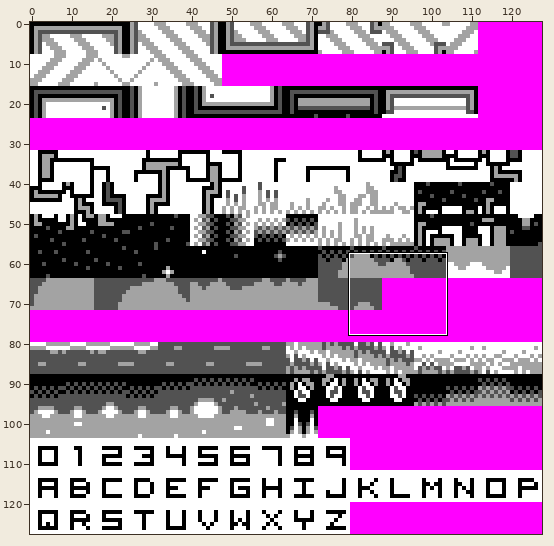
Sprite sheet -- src/data/tiles.bg.png. Above: a wide view before the commit, with the close-up outlined.
Close-up. The starting point:
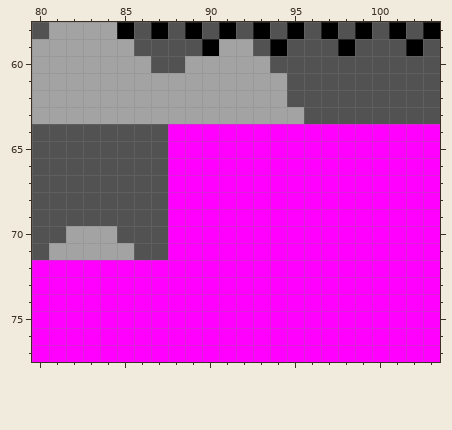
The file is 128x128 pixels. Shown: x 80..103, y 58..77. The commit also changed other parts of the picture, which this record leaves out.
Once edited:
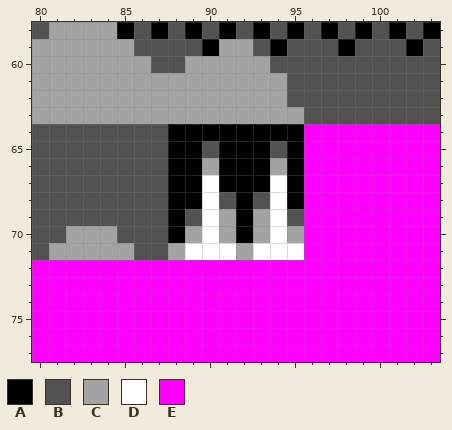
Palette (. is transparent): A #000000  B #525252  C #a3a3a3  D #ffffff  E #ff00ff
The exact change:
The author changed colour E to colour A in row 64 at x 88 to 95; in rows 65 to 67 at x 88 to 89, 91 to 93 and 95; in row 68 at x 88 to 89, 92 and 95; in rows 69 to 70 at x 88 and 92.
The author changed colour E to colour B in row 65 at x 90 and 94; in row 68 at x 91 and 93; in row 69 at x 89 and 95.
The author changed colour E to colour C in row 66 at x 90 and 94; in row 69 at x 91 and 93; in row 70 at x 89, 91, 93 and 95; in row 71 at x 88 and 92.
The author changed colour E to colour D in rows 67 to 70 at x 90 and 94; in row 71 at x 89 to 91 and 93 to 95.
Boxes around the changes in both close-ups, in picture pixels (x1, y1, x2, y2):
changed: (168, 124, 304, 260)
